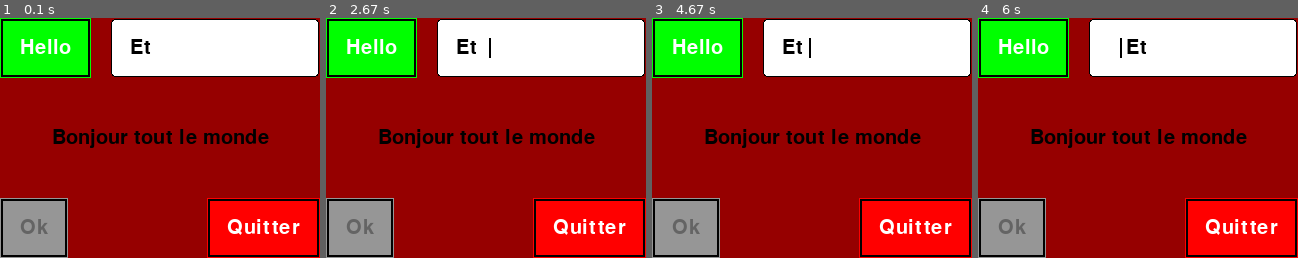
Above: before the commit, frames 1-4 (left to right).
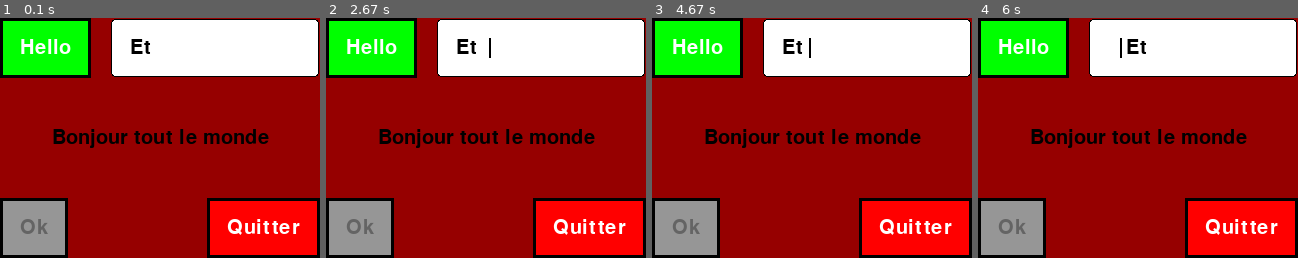
Above: after the commit, the same moments.

Repository: Chaddai/WidgetsInPygame
Game: pygame game, started from demo/simple_widgets.py
The game is run twice, just before and just after one commit, with the same random seed, the same clock (stepped at 60 frames per second) and the same inputs.
Inputs (mouse positions are in pixels of both pictures, inside the frame that each line leads up to):
- Up to frame 1 (0.1 s): no input
- Up to frame 2 (2.67 s): click (370, 46) at 0.38 s; click (540, 46) at 2.28 s; tap Space at 2.57 s
- Up to frame 3 (4.67 s): hold Left 4.07-4.53 s
- Up to frame 4 (6 s): hold Right 5.07-5.53 s; tap Space at 5.13, 5.43, 5.63, 5.93 s; tap Home at 5.22 s; hold Left from 5.57 s (still down)

The runs differ from the first frame. In frame 1, 1.2% of the frame differs, in the area x 0-100%, y 0-100%; in frame 2, 1.2%; in frame 3, 1.2%; in frame 4, 1.2%.

Commit message:
Improve border drawing for buttons

Diff:
--- a/src/wipyg/buttons.py
+++ b/src/wipyg/buttons.py
@@ -24,16 +24,14 @@
         self._text_img = self._font.render(self._text, True, text_color)
 
         self._text_rect = self._text_img.get_rect()
+        xsize, ysize = self._text_rect.size
         padding = self._font.get_height()
-        self.rect = self._text_rect.inflate(2 * padding, 2 * padding)
-        rect_center = (self.rect.w // 2, self.rect.h // 2)
-        self._text_rect.center = rect_center
+        self.rect = Rect(0, 0, xsize + 2 * padding, ysize + 2 * padding)
+        self._text_rect.center = self.rect.center
 
         self.image = Surface(self.rect.size, SRCALPHA)
         self.image.fill(bg_color)
-        border = self.rect.inflate(-2, -2)
-        border.center = rect_center
-        rect(self.image, (0, 0, 0), border, width=2)
+        rect(self.image, (0, 0, 0), self.rect, width=3)
         self.image.blit(self._text_img, self._text_rect)
 
         # reposition the rect as initially
Not shown, changed: README.md
